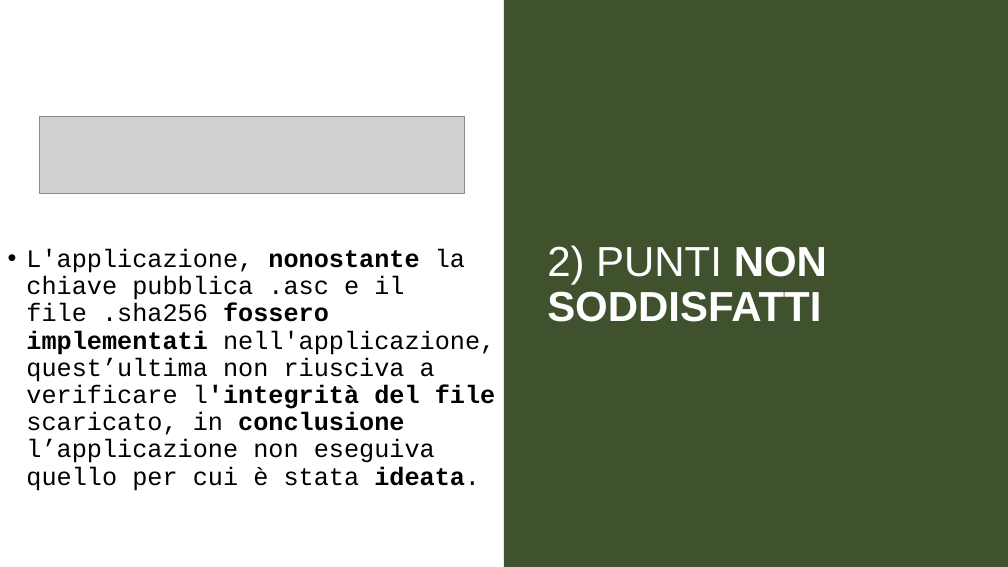
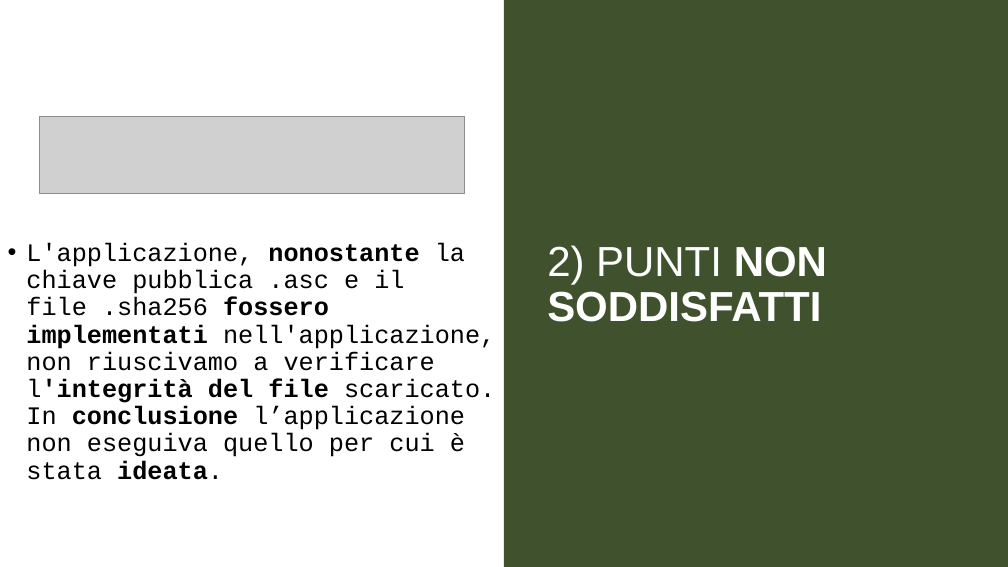
Before and after one commit to ItisMajo-2021-4DINFO-Informatica/4di-2022-progetto-valida-download-inutellary, a slide deck: slide 3 of 03-codice/iNutellaryPresentazione.pptx. Drawn at 1008x567 pixels with LibreOffice and Linux fonts; fonts in the diff are those of the drawing; grey boxes stand for pictures. Boxes give left, top, right and bottom in pixels: in the first picture for what was removed or moved away, otherwise in the second. Text is boxed around its words. In the diff, an @@ line names an element or a change of style, - is before the commit and + after.

```diff
--- a/03-codice/iNutellaryPresentazione.pptx
+++ b/03-codice/iNutellaryPresentazione.pptx
@@ text at (26,242,495,480): text changed @@
-• L'applicazione, nonostante la chiave pubblica .asc e il file .sha256 fossero implementati nell'applicazione, quest’ultima non riusciva a verificare l'integrità del file scaricato, in conclusione l’applicazione non eseguiva quello per cui è stata ideata.
+• L'applicazione, nonostante la chiave pubblica .asc e il file .sha256 fossero implementati nell'applicazione, non riuscivamo a verificare l'integrità del file scaricato. In conclusione l’applicazione non eseguiva quello per cui è stata ideata.
```
Also in this commit, not shown: 2 other slides changed.
